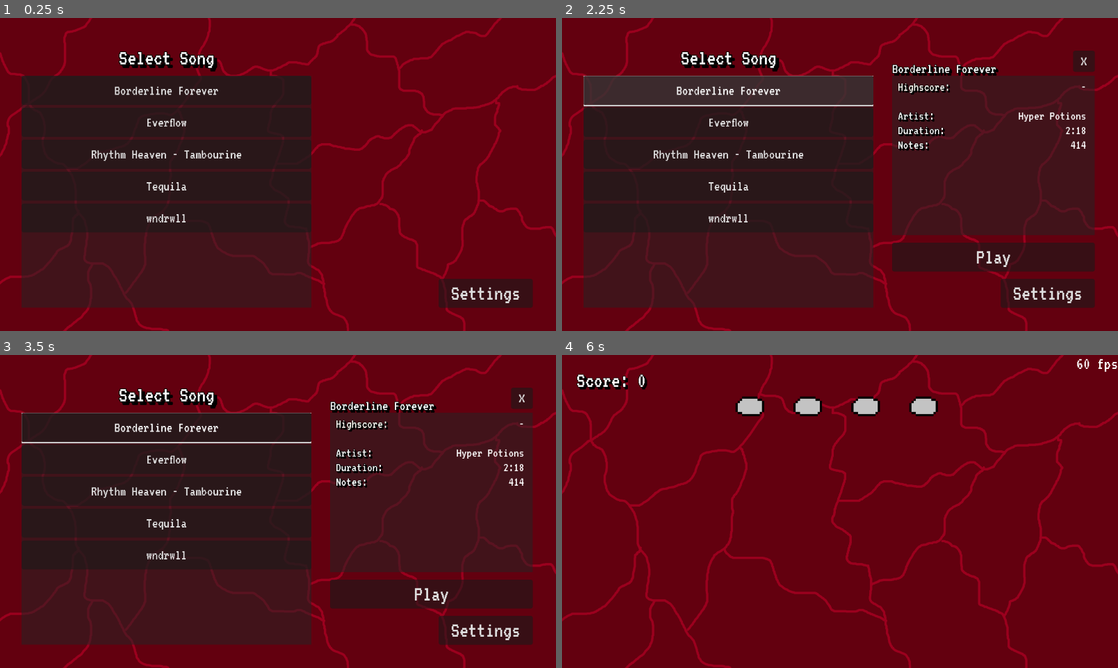
Above: before the commit, frames 1-4 (two rows, left to right).
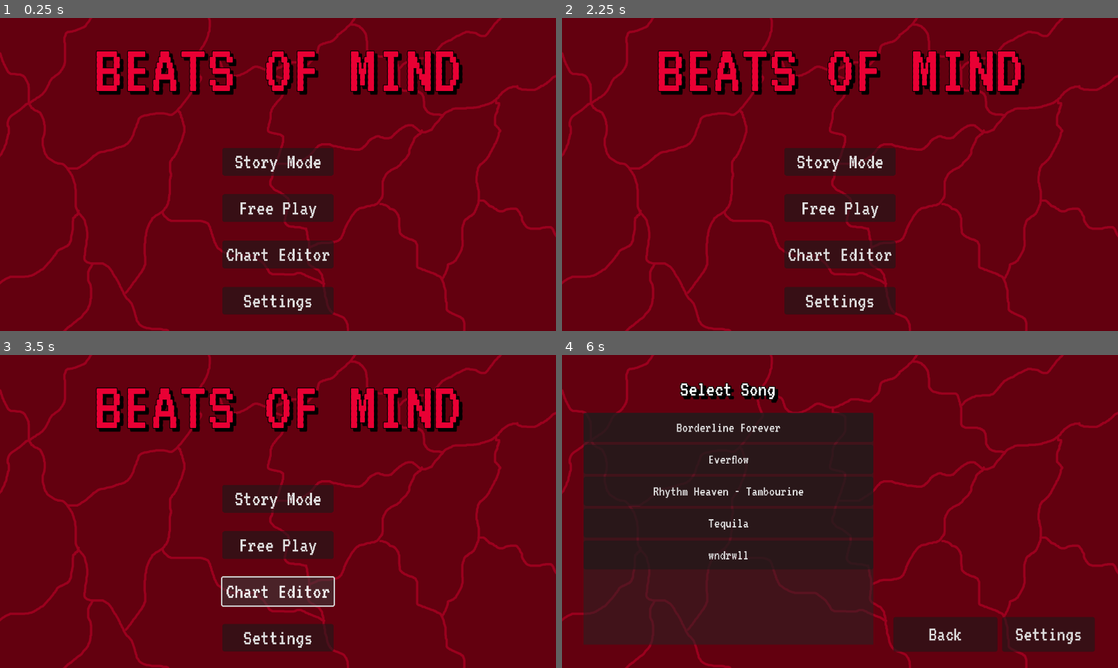
Above: after the commit, the same moments.

Repository: rlett/beats-of-godot-mind
Game: Godot game, scene res://Scenes/MainMenu.tscn
Two runs of this game, one before a commit and one after it. Both use one fixed random seed, a clock stepped at 60 frames per second and the inputs below. Before the commit the project starts from res://Scenes/main.tscn.
Inputs (mouse positions are in pixels of both pictures, inside the frame that each line leads up to):
- Up to frame 1 (0.25 s): no input
- Up to frame 2 (2.25 s): click "Settings" at 0.5 s; click "Back" at 1.25 s; click (728, 89) at 2 s, where only the run before the commit has a clickable "Borderline Forever"
- Up to frame 3 (3.5 s): click (278, 592) at 2.75 s, where only the run after the commit has a clickable "Chart Editor"
- Up to frame 4 (6 s): click (995, 592) at 3.5 s, where only the run before the commit has a clickable "Play"; click (840, 498) at 4.25 s, where only the run after the commit has a clickable "Story Mode"; click (840, 498) at 5 s, where only the run after the commit has a clickable "Story Mode"; click (840, 545) at 5.75 s, where only the run after the commit has a clickable "Free Play"

The runs differ from the first frame. In frame 1, 42% of the frame differs, in the area x 3-96%, y 10-95%; in frame 2, 63%; in frame 3, 63%; in frame 4, 45%.

Commit message:
Create main menu and implement a few back buttons

Diff:
--- a/Scenes/Editor.tscn
+++ b/Scenes/Editor.tscn
@@ -44,7 +44,7 @@
 [node name="FileDialog" type="FileDialog" parent="."]
 title = "Open a File or Directory"
 position = Vector2i(710, 310)
-size = Vector2i(682, 382)
+size = Vector2i(836, 442)
 min_size = Vector2i(500, 300)
 ok_button_text = "Open"
 file_mode = 3
--- a/Scenes/main.tscn
+++ b/Scenes/LevelSelect.tscn
@@ -1,30 +1,30 @@
 [gd_scene load_steps=3 format=3 uid="uid://cu36g11358jm2"]
 
-[ext_resource type="Script" path="res://Scripts/Controller.gd" id="1_lmrb1"]
-[ext_resource type="Texture2D" uid="uid://bkghs5av377cf" path="res://Assets/brainlet.png" id="2_5xu3x"]
+[ext_resource type="Script" path="res://Scripts/Controller.gd" id="1_4m5vy"]
+[ext_resource type="Texture2D" uid="uid://bkghs5av377cf" path="res://Assets/brainlet.png" id="2_qvbfk"]
 
 [node name="Node2D" type="Node2D"]
-script = ExtResource("1_lmrb1")
+script = ExtResource("1_4m5vy")
 
 [node name="Brainlet" type="Sprite2D" parent="."]
 position = Vector2(960, 540)
-texture = ExtResource("2_5xu3x")
+texture = ExtResource("2_qvbfk")
 
 [node name="SongInfo" type="Node2D" parent="."]
 position = Vector2(-65, 0)
 
 [node name="BOX" type="ColorRect" parent="SongInfo"]
-offset_left = 1205.0
+offset_left = 1209.0
 offset_top = 200.0
 offset_right = 1905.0
 offset_bottom = 750.0
 color = Color(0.137255, 0.137255, 0.137255, 0.537255)
 
 [node name="InfoTitle" type="Label" parent="SongInfo"]
-offset_left = 1205.0
+offset_left = 1209.0
 offset_top = 100.0
 offset_right = 1855.0
-offset_bottom = 200.0
+offset_bottom = 192.0
 theme_override_colors/font_shadow_color = Color(0, 0, 0, 1)
 theme_override_colors/font_outline_color = Color(0, 0, 0, 1)
 theme_override_constants/shadow_offset_x = 7
@@ -49,23 +49,23 @@
 justification_flags = 162
 
 [node name="PlayButton" type="Button" parent="SongInfo"]
-offset_left = 1205.0
-offset_top = 775.0
-offset_right = 1905.0
-offset_bottom = 875.0
+offset_left = 1209.0
+offset_top = 768.0
+offset_right = 1905.0
+offset_bottom = 896.0
 tooltip_text = "Play the selected song."
-theme_override_font_sizes/font_size = 75
+theme_override_font_sizes/font_size = 72
 action_mode = 0
 text = "Play"
 
 [node name="X" type="Button" parent="SongInfo"]
 offset_left = 1830.0
-offset_top = 112.5
-offset_right = 1905.0
-offset_bottom = 203.5
+offset_top = 112.0
+offset_right = 1905.0
+offset_bottom = 212.0
 scale = Vector2(1, 0.8)
 tooltip_text = "Close the detailed song menu."
-theme_override_font_sizes/font_size = 60
+theme_override_font_sizes/font_size = 58
 action_mode = 0
 text = "X"
 
@@ -184,25 +184,24 @@
 text_overrun_behavior = 3
 
 [node name="Settings" type="Button" parent="."]
-offset_left = 1515.0
-offset_top = 900.0
+offset_left = 1520.0
+offset_top = 904.0
 offset_right = 1840.0
-offset_bottom = 1000.0
+offset_bottom = 1024.0
 tooltip_text = "seting menu :3"
-theme_override_font_sizes/font_size = 75
+theme_override_font_sizes/font_size = 72
 action_mode = 0
 text = "Settings"
 
 [node name="OtherButton" type="Button" parent="."]
-visible = false
-offset_left = 1140.0
-offset_top = 900.0
-offset_right = 1465.0
-offset_bottom = 1000.0
+offset_left = 1144.0
+offset_top = 904.0
+offset_right = 1504.0
+offset_bottom = 1024.0
 tooltip_text = "seting menu :3"
-theme_override_font_sizes/font_size = 60
-action_mode = 0
-text = "Sumthin"
+theme_override_font_sizes/font_size = 72
+action_mode = 0
+text = "Back"
 
 [node name="SongSelect" type="Node2D" parent="."]
 position = Vector2(-25, 0)
@@ -238,10 +237,10 @@
 layout_mode = 2
 
 [node name="MenuTitle" type="Label" parent="SongSelect"]
-offset_left = 100.0
-offset_top = 100.0
-offset_right = 1100.0
-offset_bottom = 200.0
+offset_left = 97.0
+offset_top = 80.0
+offset_right = 1097.0
+offset_bottom = 192.0
 theme_override_colors/font_shadow_color = Color(0, 0, 0, 1)
 theme_override_colors/font_outline_color = Color(0, 0, 0, 1)
 theme_override_constants/shadow_offset_x = 10
@@ -255,4 +254,4 @@
 [connection signal="pressed" from="SongInfo/PlayButton" to="." method="_level"]
 [connection signal="pressed" from="SongInfo/X" to="." method="_closeLevelDetails"]
 [connection signal="pressed" from="Settings" to="." method="_settings"]
-[connection signal="pressed" from="OtherButton" to="." method="_settings"]
+[connection signal="pressed" from="OtherButton" to="." method="_back"]
--- /dev/null
+++ b/Scenes/MainMenu.tscn
@@ -0,0 +1,81 @@
+[gd_scene load_steps=4 format=3 uid="uid://b1ehyx3ks0y6f"]
+
+[ext_resource type="Script" path="res://Scripts/MainMenu.gd" id="1_p4f3a"]
+[ext_resource type="Texture2D" uid="uid://bkghs5av377cf" path="res://Assets/brainlet.png" id="2_oj34d"]
+[ext_resource type="FontFile" uid="uid://dp8yov8u64sah" path="res://Assets/VT323-Regular.ttf" id="3_h6qxa"]
+
+[node name="MainMenu" type="Node2D"]
+script = ExtResource("1_p4f3a")
+
+[node name="Brainlet" type="Sprite2D" parent="."]
+position = Vector2(960, 540)
+texture = ExtResource("2_oj34d")
+
+[node name="Title" type="Node2D" parent="."]
+
+[node name="TitleText" type="Label" parent="Title"]
+offset_right = 1920.0
+offset_bottom = 357.0
+theme_override_colors/font_color = Color(0.913725, 0, 0.203922, 1)
+theme_override_colors/font_shadow_color = Color(0, 0, 0, 1)
+theme_override_colors/font_outline_color = Color(0, 0, 0, 1)
+theme_override_constants/shadow_offset_x = 10
+theme_override_constants/shadow_offset_y = 10
+theme_override_constants/outline_size = 10
+theme_override_constants/shadow_outline_size = 10
+theme_override_fonts/font = ExtResource("3_h6qxa")
+theme_override_font_sizes/font_size = 244
+text = "Beats Of Mind"
+horizontal_alignment = 1
+vertical_alignment = 1
+uppercase = true
+
+[node name="MenuButtons" type="Node2D" parent="."]
+
+[node name="StoryMode" type="Button" parent="MenuButtons"]
+offset_left = 768.0
+offset_top = 448.0
+offset_right = 1152.0
+offset_bottom = 544.0
+theme_override_fonts/font = ExtResource("3_h6qxa")
+theme_override_font_sizes/font_size = 75
+text = "Story Mode"
+
+[node name="FreePlay" type="Button" parent="MenuButtons"]
+offset_left = 768.0
+offset_top = 608.0
+offset_right = 1152.0
+offset_bottom = 704.0
+theme_override_fonts/font = ExtResource("3_h6qxa")
+theme_override_font_sizes/font_size = 75
+text = "Free Play"
+
+[node name="ChartEditor" type="Button" parent="MenuButtons"]
+offset_left = 768.0
+offset_top = 768.0
+offset_right = 1152.0
+offset_bottom = 864.0
+theme_override_fonts/font = ExtResource("3_h6qxa")
+theme_override_font_sizes/font_size = 75
+text = "Chart Editor"
+
+[node name="Settings" type="Button" parent="MenuButtons"]
+anchors_preset = 13
+anchor_left = 0.5
+anchor_right = 0.5
+anchor_bottom = 1.0
+offset_left = 768.0
+offset_top = 928.0
+offset_right = 1152.0
+offset_bottom = 1023.0
+grow_horizontal = 2
+grow_vertical = 2
+size_flags_horizontal = 4
+theme_override_fonts/font = ExtResource("3_h6qxa")
+theme_override_font_sizes/font_size = 75
+action_mode = 0
+text = "Settings"
+icon_alignment = 1
+
+[connection signal="pressed" from="MenuButtons/FreePlay" to="." method="_freePlay"]
+[connection signal="pressed" from="MenuButtons/Settings" to="." method="_settings"]
--- a/Scenes/NoteHole.tscn
+++ b/Scenes/NoteHole.tscn
@@ -11,7 +11,6 @@
 [node name="noteholesprite" type="Sprite2D" parent="."]
 
 [node name="Area2D" type="Area2D" parent="."]
-scale = Vector2(1, 1)
 
 [node name="CollisionShape2D" type="CollisionShape2D" parent="Area2D"]
 position = Vector2(-5, 45)
--- a/Scenes/PlayGame.tscn
+++ b/Scenes/PlayGame.tscn
@@ -240,6 +240,7 @@
 offset_bottom = 40.0
 
 [node name="Value" type="Label" parent="FinalScore/Perfect"]
+layout_mode = 0
 offset_left = 960.0
 offset_top = 450.0
 offset_right = 1210.0
@@ -255,6 +256,7 @@
 horizontal_alignment = 2
 
 [node name="Text" type="Label" parent="FinalScore/Perfect"]
+layout_mode = 0
 offset_left = 400.0
 offset_top = 425.0
 offset_right = 900.0
@@ -278,6 +280,7 @@
 offset_bottom = 40.0
 
 [node name="Text" type="Label" parent="FinalScore/Good"]
+layout_mode = 0
 offset_left = 400.0
 offset_top = 535.0
 offset_right = 900.0
@@ -294,6 +297,7 @@
 vertical_alignment = 1
 
 [node name="Value" type="Label" parent="FinalScore/Good"]
+layout_mode = 0
 offset_left = 960.0
 offset_top = 560.0
 offset_right = 1210.0
@@ -316,6 +320,7 @@
 offset_bottom = 40.0
 
 [node name="Value" type="Label" parent="FinalScore/Okay"]
+layout_mode = 0
 offset_left = 960.0
 offset_top = 670.0
 offset_right = 1210.0
@@ -331,6 +336,7 @@
 horizontal_alignment = 2
 
 [node name="Text" type="Label" parent="FinalScore/Okay"]
+layout_mode = 0
 offset_left = 400.0
 offset_top = 645.0
 offset_right = 900.0
@@ -354,6 +360,7 @@
 offset_bottom = 40.0
 
 [node name="Value" type="Label" parent="FinalScore/Miss"]
+layout_mode = 0
 offset_left = 960.0
 offset_top = 780.0
 offset_right = 1210.0
@@ -369,6 +376,7 @@
 horizontal_alignment = 2
 
 [node name="Text" type="Label" parent="FinalScore/Miss"]
+layout_mode = 0
 offset_left = 400.0
 offset_top = 755.0
 offset_right = 900.0
--- a/Scripts/Controller.gd
+++ b/Scripts/Controller.gd
@@ -93,4 +93,8 @@
 	get_tree().change_scene_to_file("res://Scenes/PlayGame.tscn")
 
 func _settings():
+	global.prevScene = get_tree().current_scene.scene_file_path
 	get_tree().change_scene_to_file("res://Scenes/Settings.tscn")
+
+func _back():
+	get_tree().change_scene_to_file("res://Scenes/MainMenu.tscn")
--- /dev/null
+++ b/Scripts/MainMenu.gd
@@ -0,0 +1,27 @@
+extends Node2D
+
+
+# Called when the node enters the scene tree for the first time.
+func _ready():
+
+	# TODO: have an animation for developer
+	global.prevScene = get_tree().current_scene.scene_file_path
+
+	pass # Replace with function body.
+
+
+# Called every frame. 'delta' is the elapsed time since the previous frame.
+func _process(delta):
+	pass
+
+func _settings():
+	get_tree().change_scene_to_file("res://Scenes/Settings.tscn")
+
+func _freePlay():
+	get_tree().change_scene_to_file("res://Scenes/LevelSelect.tscn")
+
+func _storyMode():
+	pass
+
+func _chartEditor():
+	pass
--- a/Scripts/Settings.gd
+++ b/Scripts/Settings.gd
@@ -41,7 +41,7 @@
 
 # fucking guess what this do
 func _back():
-	get_tree().change_scene_to_file("res://Scenes/main.tscn")
+	get_tree().change_scene_to_file(global.prevScene)
 
 func _setKey(key):
 	selectedKey = key
--- a/Scripts/global.gd
+++ b/Scripts/global.gd
@@ -114,6 +114,9 @@
 	0x200000FF,
 ]
 
+# store the previous scene for back button functionality
+var prevScene = null;
+
 func _ready():
 	# Set whether or not we playing on web
 	osvers = OS.get_name() == "Web"
--- a/project.godot
+++ b/project.godot
@@ -11,7 +11,7 @@
 [application]
 
 config/name="Beats of Mind"
-run/main_scene="res://Scenes/main.tscn"
+run/main_scene="res://Scenes/MainMenu.tscn"
 config/features=PackedStringArray("4.1", "GL Compatibility")
 run/max_fps=150
 config/icon="res://Assets/icon.svg"
